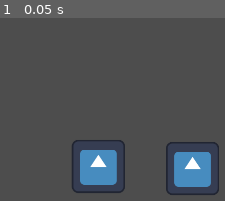
Above: before the commit, frame 1.
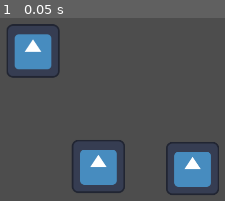
Above: after the commit, the same moment.

Repository: YYF233333/Ring-engine
Game: Godot game, scene res://scenes/main.tscn
The game is run twice, just before and just after one commit, with the same random seed, the same clock (stepped at 60 frames per second) and the same inputs. The engine's default icon, where the game draws it, is replaced by a stand-in: a white triangle on a blue panel in a dark square.
Inputs:
- Up to frame 1 (0.05 s): no input

The runs differ from the first frame. In frame 1, 4.1% of the frame differs, in the area x 3-27%, y 3-33%.
Error before the commit: Parse Error: Cannot call non-static function "fade_out()" on the class "Transform" directly. Make an instance instead. (res://scenes/main.gd:8)

Commit message:
[REFACT] refactor transform module

Diff:
--- /dev/null
+++ b/modules/animation/transform/fade.gd
@@ -0,0 +1,19 @@
+class_name Fade
+extends Transform
+
+# Constructor Presets
+
+static func fade_in(duration: float) -> Fade:
+    return Fade.new(duration, 1.0, Tween.EASE_IN, Tween.TRANS_LINEAR)
+
+
+static func fade_out(duration: float) -> Fade:
+    return Fade.new(duration, 0.0, Tween.EASE_IN, Tween.TRANS_LINEAR)
+
+
+## Transform function, apply animation to layer provided.
+## Override base method in Transform.
+func action(tween: Tween, layer: Layer) -> void:
+    tween.tween_property(
+        layer, "modulate:a", final_val, duration
+    ).set_ease(ease_type).set_trans(trans_type)
--- /dev/null
+++ b/modules/animation/transform/move.gd
@@ -0,0 +1,27 @@
+class_name Move
+extends Transform
+
+## Transform Instance Move
+
+#TODO: find a way to get current window size
+var window_size := Vector2(1920.0, 1080.0)
+
+const LEFT := 0.2
+const MIDDLE := 0.5
+const RIGHT := 0.8
+const NEAR := 0.8
+const NORMAL := 0.5
+const FAR := 0.2
+
+# Constructor Presets
+
+static func to_pos(duration: float, position: Vector2) -> Move:
+    return Move.new(duration, position, Tween.EASE_IN_OUT, Tween.TRANS_QUAD)
+
+
+## Transform function, apply animation to layer provided.
+## Override base method in Transform.
+func action(tween: Tween, layer: Layer) -> void:
+    tween.tween_property(
+        layer, "position", final_val*window_size, duration
+    ).set_ease(ease_type).set_trans(trans_type)
--- a/modules/animation/transform/transform.gd
+++ b/modules/animation/transform/transform.gd
@@ -1,30 +1,38 @@
 class_name Transform
 
-## Type 1 animation, used to animate single standing.
+## Type 1 animation, used to animate single ImageGroup.
 ##
-##  These are high order functions which return real animation functions.
-##  Signature of their [b]RETURN VALUE[/b]: [code]Fn(Tween, Layer) -> void[/code]
+##  This is the base class. To create a Transform:[br]
+##  1. Create a new class extend this base class.[br]
+##  2. Override [method action] to implement specific logic.[br]
+##  3. Create convenient presets.
 
-# Presets
+## Transform last time in seconds.
+var duration: float
+## Final value of the property
+var final_val
+## see [member Tween.EaseType]
+var ease_type: Tween.EaseType
+## see [member Tween.TransitionType]
+var trans_type: Tween.TransitionType
+## other arguments to apply
+var other_args
 
-func fade_in(duration: float) -> Callable:
-    return fade(duration, 1.0, Tween.EASE_IN, Tween.TRANS_LINEAR)
+func _init(
+    duration: float,
+    final_val,
+    ease_type: Tween.EaseType,
+    transition_type: Tween.TransitionType,
+    other_args = null
+) -> void:
+    self.duration = duration
+    self.final_val = final_val
+    self.ease_type = ease_type
+    self.trans_type = transition_type
+    self.other_args = other_args
 
 
-func fade_out(duration: float) -> Callable:
-    return fade(duration, 0.0, Tween.EASE_IN, Tween.TRANS_LINEAR)
-
-
-# Base function
-
-func fade(
-    duration: float,
-    final_alpha: float,
-    ease_type: Tween.EaseType,
-    transition_type: Tween.TransitionType
-) -> Callable:
-    # TODO: strict layer type to Layer
-    return func(tween: Tween, layer: Sprite2D):
-        tween.tween_property(
-            layer, "modulate:a", final_alpha, duration
-        ).set_ease(ease_type).set_trans(transition_type)
+## Transform function, apply animation to layer provided.
+## Should be overriden in sub class to implement specific logic.
+func action(_tween: Tween, _layer: Layer) -> void:
+    Assert.unimplemented("Calling transform action from base class")
--- a/modules/canvas_layer/layers.gd
+++ b/modules/canvas_layer/layers.gd
@@ -60,17 +60,14 @@
     # fetch layer by name
     return get_node(String.num_int64(z)) as Layer
 
-## Apply animation to all layers, abort and return on first Error.
-## Animation signature: [code]Fn(Tween, Layer) -> Result[/code]
-func animate(animation: Callable) -> Result:
+## Apply animation to all layers.
+## Animation signature: [code]Fn(Tween, Layer) -> void[/code]
+func animate(animation: Transform) -> void:
     if tween != null:
         tween.kill()
     tween = create_tween().set_parallel()
     for layer in get_layers():
-        var res = animation.call(tween, layer)
-        if res.is_err():
-            return res
-    return Result.Ok()
+        animation.action(tween, layer)
 
 ## Reinitialize all layers
 func clear() -> void:
--- a/modules/config/config.gd
+++ b/modules/config/config.gd
@@ -5,3 +5,4 @@
 func _ready() -> void:
     if not DirAccess.dir_exists_absolute("res://save"):
         DirAccess.make_dir_absolute("res://save")
+    GlobalVar.set_var("ViewportSize", get_viewport().get_visible_rect().size)
--- a/project.godot
+++ b/project.godot
@@ -14,6 +14,11 @@
 "language": &"GDScript",
 "path": "res://modules/utils/assert.gd"
 }, {
+"base": "Transform",
+"class": &"Fade",
+"language": &"GDScript",
+"path": "res://modules/animation/transform/fade.gd"
+}, {
 "base": "Layers",
 "class": &"ImageGroup",
 "language": &"GDScript",
@@ -28,6 +33,11 @@
 "class": &"Layers",
 "language": &"GDScript",
 "path": "res://modules/canvas_layer/layers.gd"
+}, {
+"base": "Transform",
+"class": &"Move",
+"language": &"GDScript",
+"path": "res://modules/animation/transform/move.gd"
 }, {
 "base": "ProductType",
 "class": &"Option",
@@ -51,9 +61,11 @@
 }]
 _global_script_class_icons={
 "Assert": "",
+"Fade": "",
 "ImageGroup": "",
 "Layer": "",
 "Layers": "",
+"Move": "",
 "Option": "",
 "ProductType": "",
 "Result": "",
@@ -64,7 +76,7 @@
 
 config/name="Ring Engine"
 run/main_scene="res://scenes/main.tscn"
-config/features=PackedStringArray("4.0", "C#", "Forward Plus")
+config/features=PackedStringArray("4.0", "Forward Plus")
 config/icon="res://icon.svg"
 
 [autoload]
--- a/scenes/main.gd
+++ b/scenes/main.gd
@@ -5,15 +5,14 @@
     $background.add_layer()
     $background.get_layer(0).display_img(load("res://icon.svg"))
     $background.get_layer(0).position = Vector2(300.0, 300.0)
-    $background.animate(Transform.fade_out(1.0))
     pass
 
 
 # Called every frame. 'delta' is the elapsed time since the previous frame.
 func _process(_delta: float) -> void:
     if Input.is_action_just_pressed("ui_accept"):
-        $background.animate(Transform.fade_in(1.0))
+        $background.animate(Move.to_pos(1.0, Vector2(0.8, 0.5)))
     elif Input.is_action_just_pressed("ui_cancel"):
-        $background.animate(Transform.fade_out(1.0))
+        $background.animate(Move.to_pos(1.0, Vector2(0.2, 0.5)))
     #$background.clear()
     pass
--- /dev/null
+++ b/script_templates/Transform/fade.gd
@@ -0,0 +1,18 @@
+# meta-name: Transform Instance
+# meta-default: true
+# meta-space-indent: 4
+class_name _CLASS_
+extends Transform
+
+## Transform Instance [_CLASS_]
+
+# Constructor Presets
+
+static func preset(duration: float) -> _CLASS_:
+    return _CLASS_.new(duration, null, Tween.EASE_IN, Tween.TRANS_LINEAR)
+
+
+## Transform function, apply animation to layer provided.
+## Override base method in Transform.
+func action(tween: Tween, layer: Layer) -> void:
+    pass
Not shown: 2 places in modules/textbox/textbox_main.tscn that only renumber resources
Not shown, added: script_templates/.gdignore
Not shown, added: TODO.md
